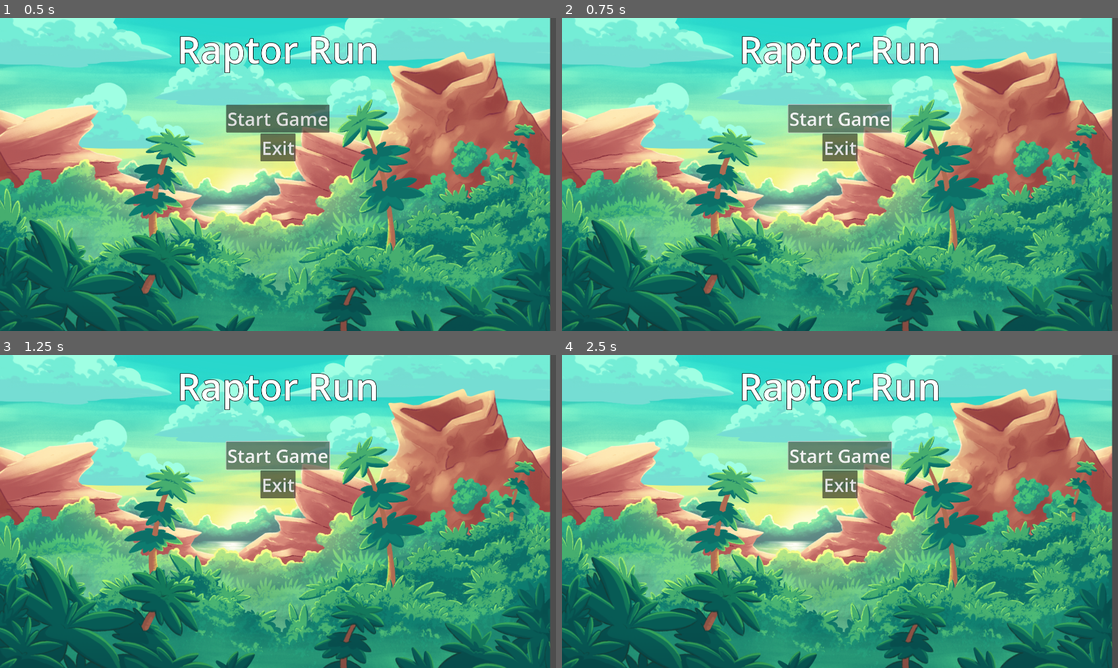
Above: before the commit, frames 1-4 (two rows, left to right).
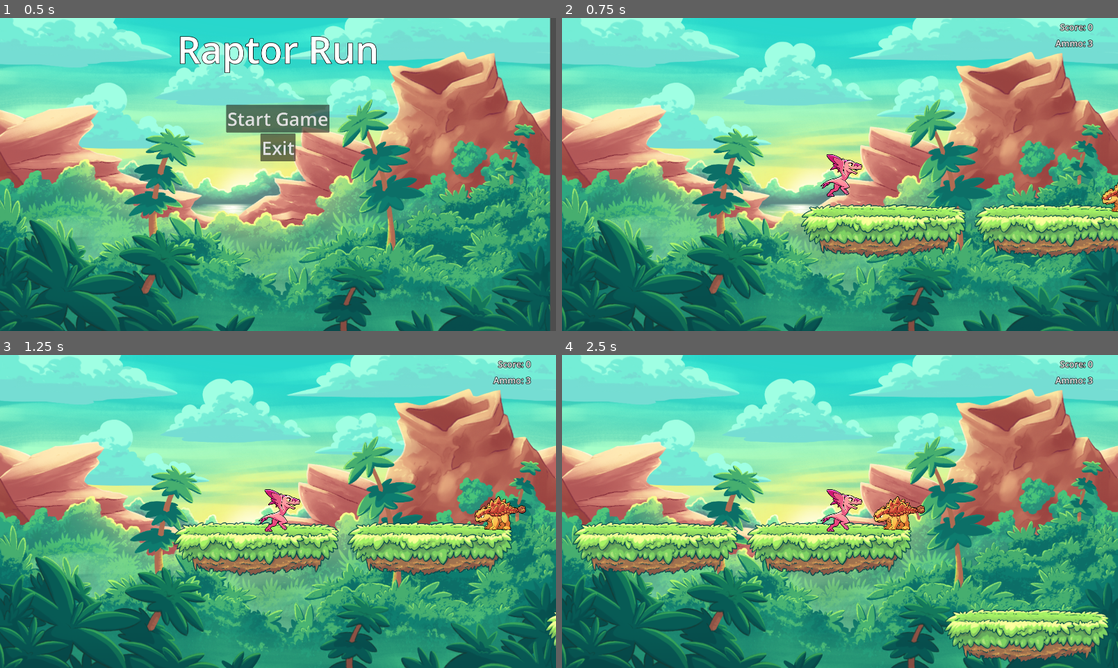
Above: after the commit, the same moments.

Repository: quiver-dev/raptor-run
Game: Godot game, scene res://scenes/menu.tscn
The game is run twice, just before and just after one commit, with the same random seed, the same clock (stepped at 60 frames per second) and the same inputs.
Inputs (mouse positions are in pixels of both pictures, inside the frame that each line leads up to):
- Up to frame 1 (0.5 s): no input
- Up to frame 2 (0.75 s): click "Start Game" at 0.5 s
- Up to frame 3 (1.25 s): no input
- Up to frame 4 (2.5 s): click (840, 455) at 1.25 s, where only the run before the commit has a clickable "Start Game"; click (840, 455) at 2 s, where only the run before the commit has a clickable "Start Game"

Frame 1 is identical in both runs. In frame 2, 36% of the frame differs, in the area x 0-100%, y 0-100%; in frame 3, 37%; in frame 4, 40%.
Error before the commit: Invalid call. Nonexistent function 'change_scene' in base 'SceneTree'. (res://scripts/menu.gd:12)

Commit message:
Update change_scene to change_scene_to_file for Beta 1

Diff:
--- a/scripts/menu.gd
+++ b/scripts/menu.gd
@@ -9,7 +9,7 @@
 	exit_button.pressed.connect(_on_exit_button_pressed)
 
 func _on_start_button_pressed():
-	get_tree().change_scene("res://scenes/main.tscn")
+	get_tree().change_scene_to_file("res://scenes/main.tscn")
 
 func _on_exit_button_pressed():
 	get_tree().quit()
